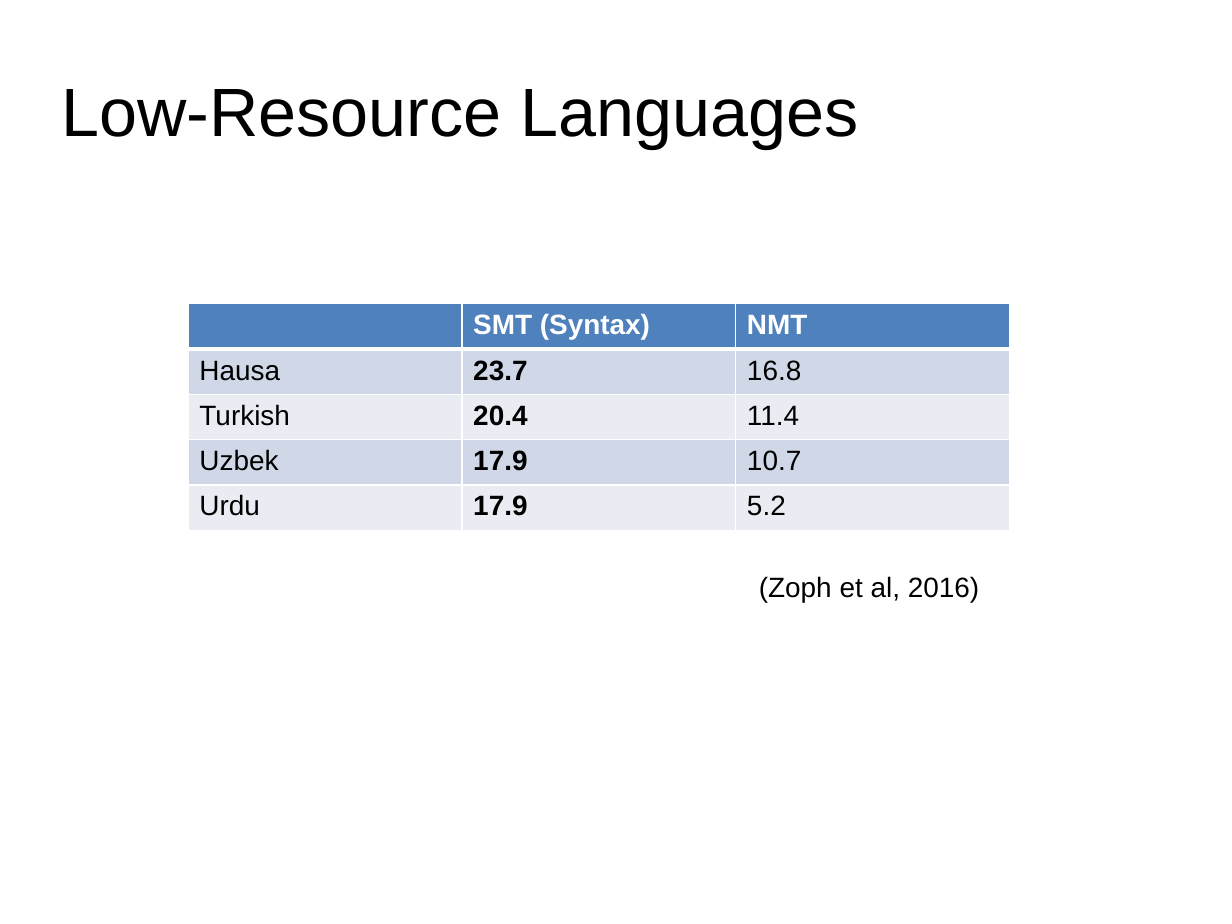
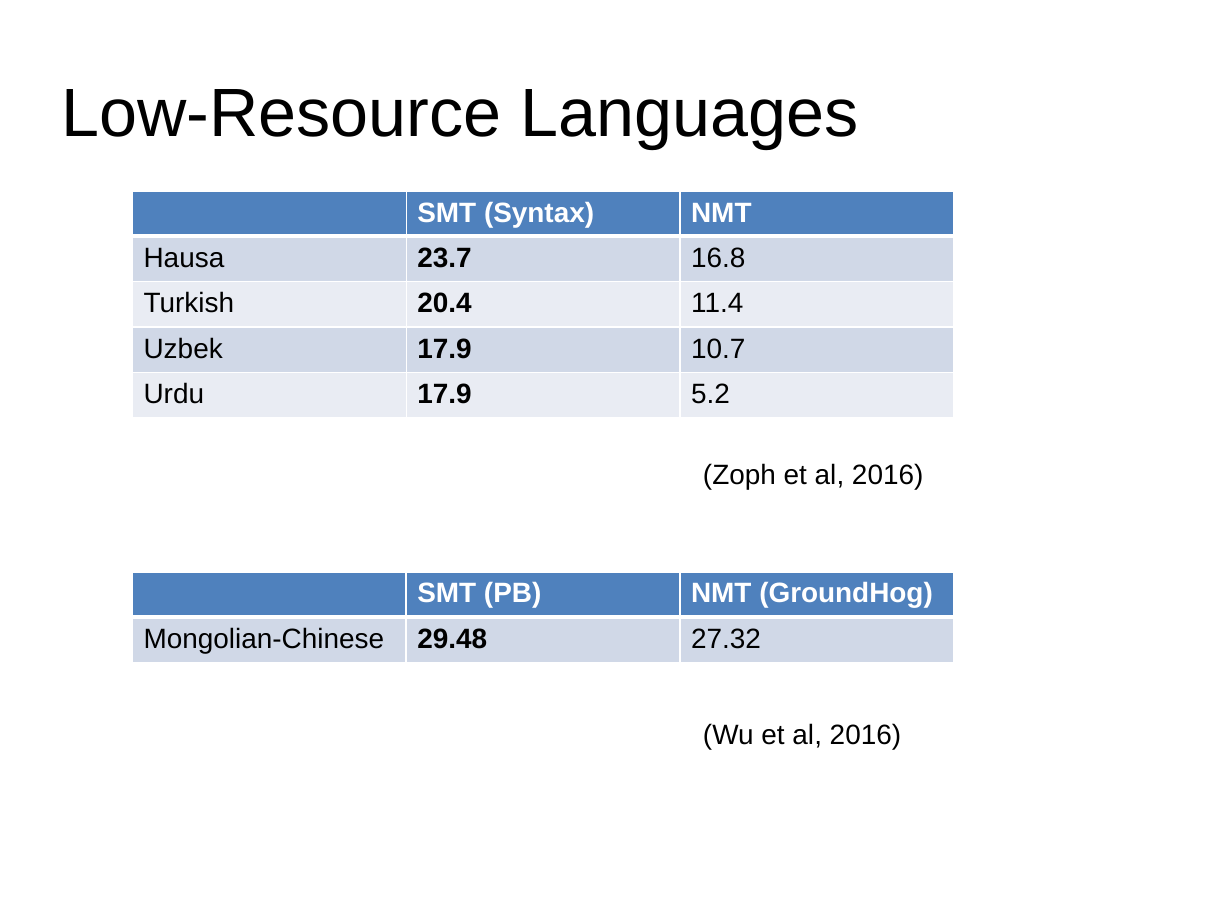
Before and after one commit to hieuhoang/papers, a slide deck: slide 9 of mtma17/slides.pptx (slide 8 before the commit). Drawn at 1232x924 pixels with LibreOffice and Linux fonts; fonts in the diff are those of the drawing. Boxes give left, top, right and bottom in pixels: in the first picture for what was removed or moved away, otherwise in the second. Text is boxed around its words. In the diff, an @@ line names an element or a change of style, - is before the commit and + after.

```diff
--- a/mtma17/slides.pptx
+++ b/mtma17/slides.pptx
@@ table: place and size @@
-table at <box>188,304,1010,531</box>
+table at <box>132,191,954,418</box>
@@ text "(Zoph et al, 2016)": place and size @@
-text "(Zoph et al, 2016)" at <box>759,576,979,602</box>
+text "(Zoph et al, 2016)" at <box>703,463,923,489</box>
@@ table added at <box>132,572,954,663</box>, 2 rows, 3 columns @@
+ | SMT (PB) | NMT (GroundHog)
+Mongolian-Chinese | 29.48 | 27.32
@@ text added at <box>703,723,901,749</box>, 18 pt, text #000000 @@
+(Wu et al, 2016)
```
Also in this commit, not shown: 5 slides added, 1 slide removed.
